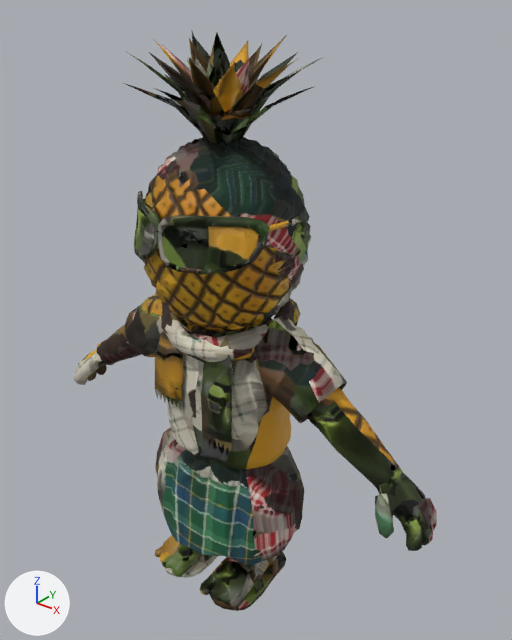
The glTF model public/assets/characters/npc_vendor_pineapple.glb, before and after one commit.
Rendered twice from a 50 mm lens placed at (1.077, -1.227, 1.585), pointed at (0.043, 0.066, 0.784). Arrows for +X, +Y and +Z are at lower left; the lights stay in place. The first picture is the older version. Vertices at exactly the same position are counted once.

Script lines for the objects in view, before the commit:
```python
me_body = bpy.data.meshes.new('body')
me_body.from_pydata(...)  # 4490 vertices, 8576 faces; spans x -0.612..0.612, y -0.23..0.236, z 0.0..1.472
me_body.materials.append(mat_npc_vendor_pineapple_baked)
ob_body = bpy.data.objects.new('body', me_body)
ob_body.location = (0.0, 0.0, 0.0)
```
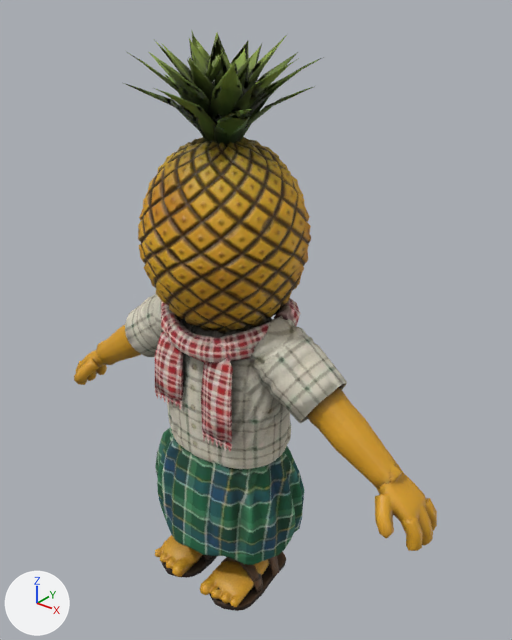
Edits to the bpy script that builds the scene:
```text
Change me_body:
    used by ob_body; location = (0.0, 0.0, 0.0)
    remove me_body.from_pydata(...)  # 4490 vertices, 8576 faces; spans x -0.612..0.612, y -0.23..0.236, z 0.0..1.472
    add me_body.from_pydata(...)  # 4243 vertices, 8148 faces; spans x -0.612..0.612, y -0.23..0.236, z 0.0..1.472
    me_body part 1: 7 loose pieces with 247 vertices, spanning x -0.196..0.196, y -0.228..0.07, z 1.01..1.132, are deleted
    me_body part 2: 8144 kept faces spanning x -0.612..0.612, y -0.23..0.236, z 0.0..1.472 get new texture (UV) coordinates
```

Where the change shows, as pixel boxes [x1, y1, x2, y2] in the pictures (512 x 640 px):
part 1 of me_body, deleted: before [134, 191, 303, 274]
part 2 of me_body, surface changed: [74, 31, 437, 611] in both
